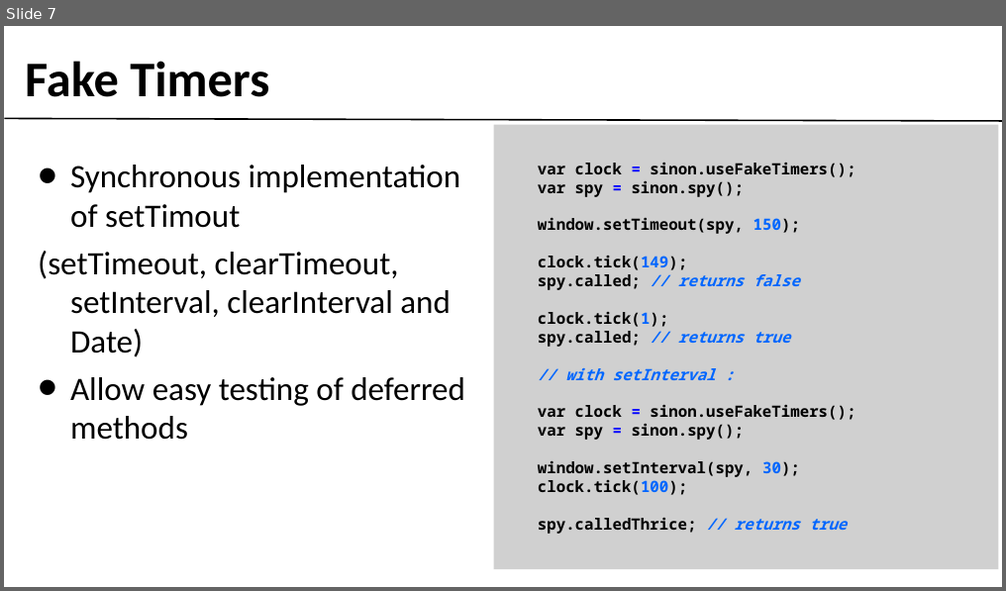
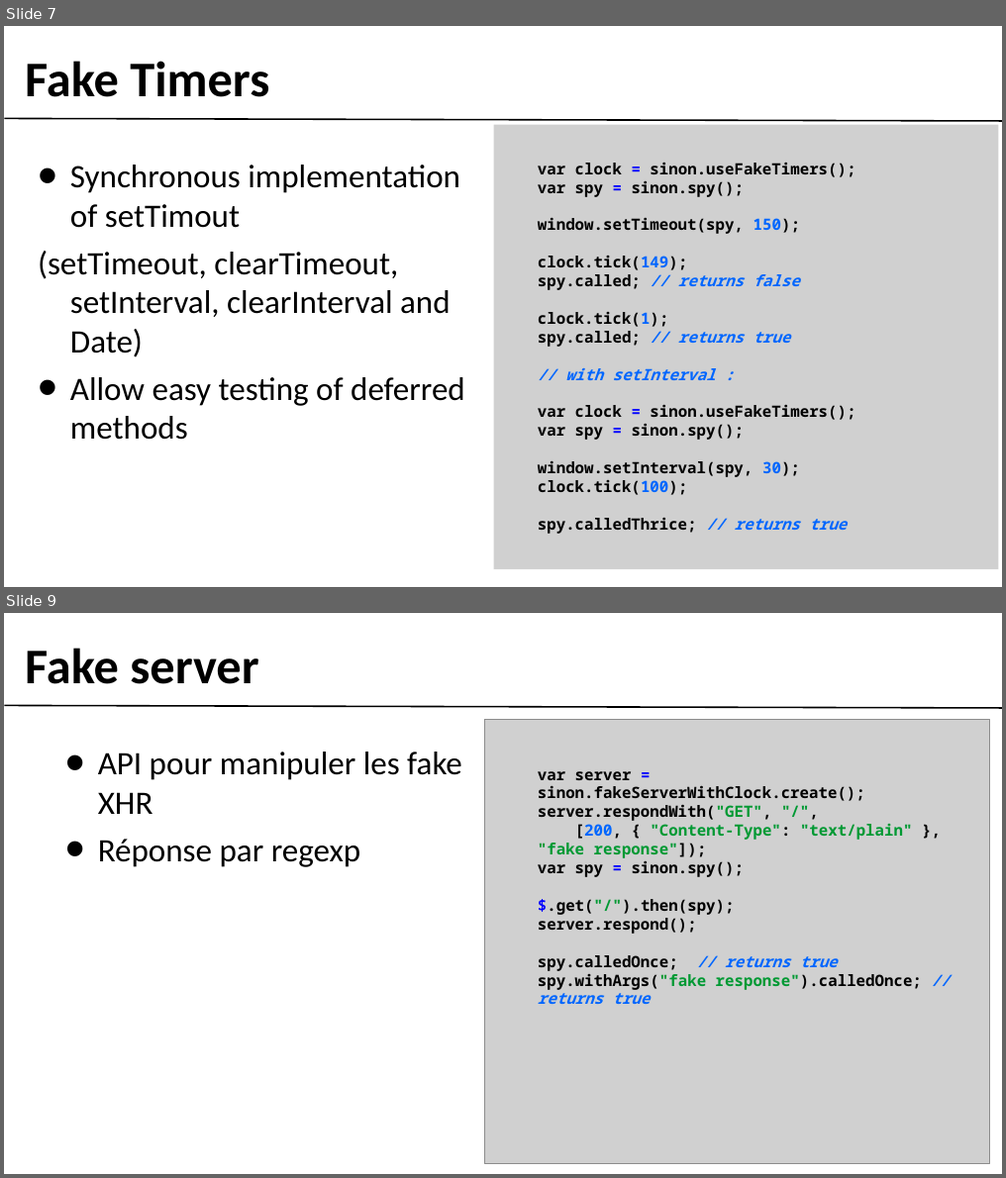
Before and after one commit to gobengo/devoxx-panorama-js-testing, a slide deck: doc/sinonjs_part.ppt. Shown one above the other, each under a label of ours: slide 7 before the commit, slides 7 and 9 after it; the slides between them are not shown. The pictures are 1006x591 and 1006x1178 pixels, drawn with LibreOffice and Linux fonts; fonts in the diff are those of the drawing; grey boxes stand for pictures; background and template pictures are left out. Boxes give left, top, right and bottom in pixels: in the first picture for what was removed or moved away, otherwise in the second. Text is boxed around its words. In the diff, an @@ line names an element or a change of style, - is before the commit and + after.

Commit message:
updating sinonjs presentation

```diff
--- a/doc/sinonjs_part.ppt
+++ b/doc/sinonjs_part.ppt
@@ slide 9 added at <box>4,613,1002,1174</box>, background #FFFFFF; not listed: 1 template element that a slide beside it also shows @@
@@ text added at <box>25,648,258,684</box>, 64 pt, text #000000, bold @@
+Fake server
@@ picture added at <box>485,719,990,1164</box> @@
@@ text added at <box>98,752,462,867</box>, 42 pt, text #000000 @@
+• API pour manipuler les fake XHR
+• Réponse par regexp
@@ text added at <box>538,771,922,1004</box>, 20 pt, text #000000, bold @@
+var server = sinon.fakeServerWithClock.create();
+server.respondWith("GET", "/",
+[200, { "Content-Type": "text/plain" }, "fake response"]);
+var spy = sinon.spy();
+$.get("/").then(spy);
+server.respond();
+spy.calledOnce; // returns true
+spy.withArgs("fake response").calledOnce; // returns true
```
Also in this commit, not shown: 3 slides changed, 3 other slides added, 6 slides removed, 1 other file.
